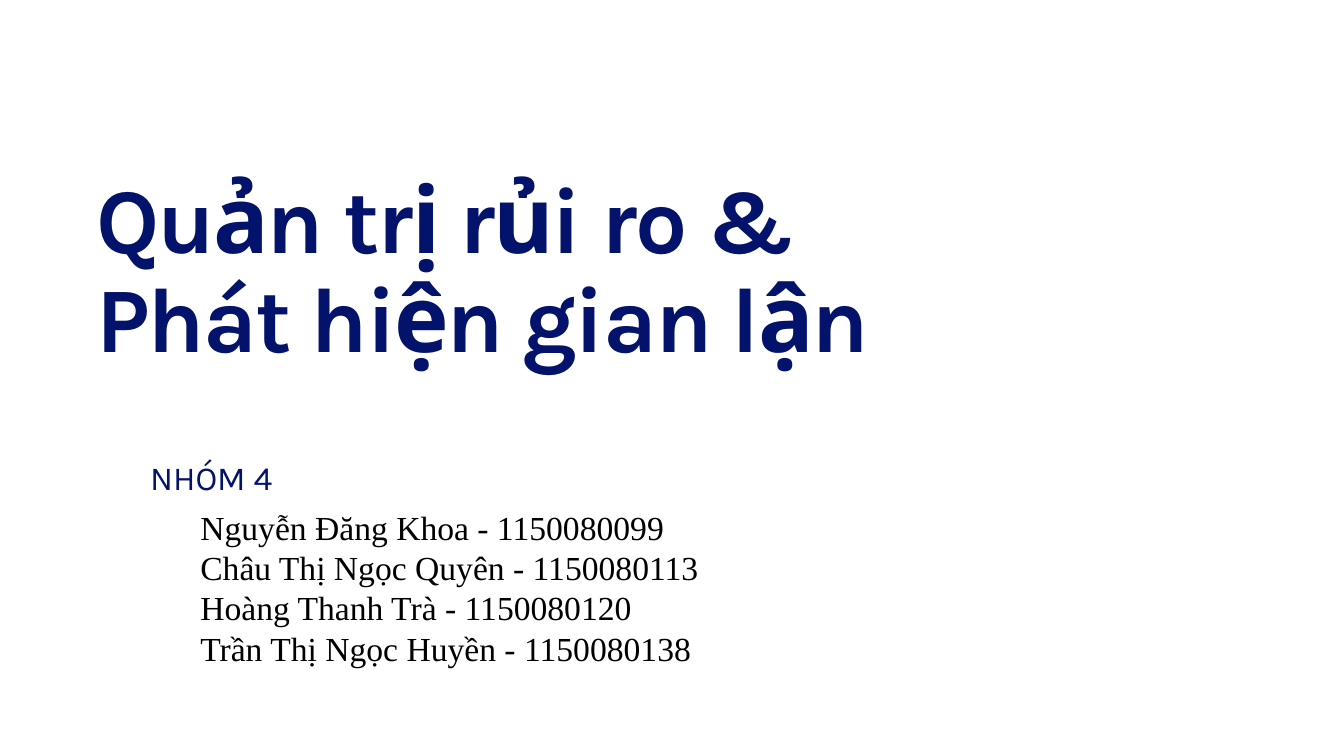
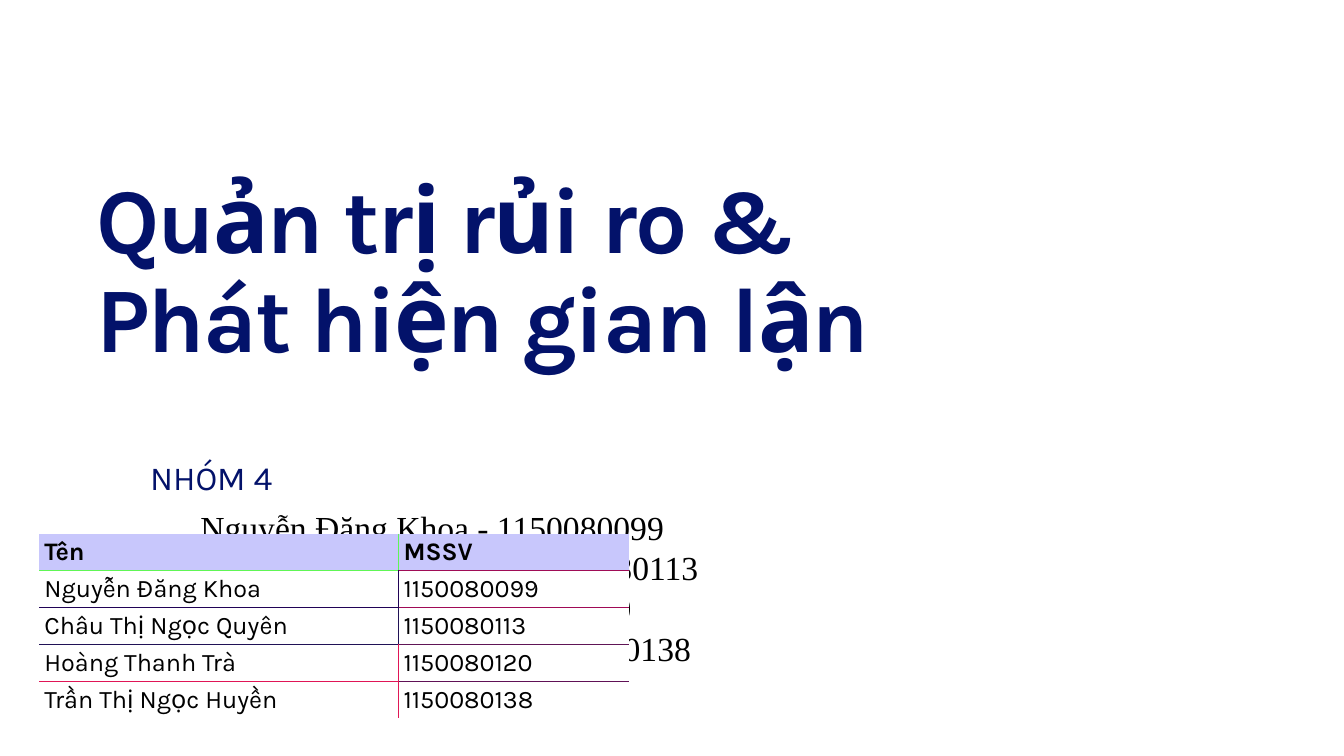
Before and after one commit to demo01-thtra/bigdata, a slide deck: slide 1 of docs/Big_Data.pptx. Drawn at 1344x756 pixels with LibreOffice and Linux fonts; fonts in the diff are those of the drawing; background and template pictures are left out. Boxes give left, top, right and bottom in pixels: in the first picture for what was removed or moved away, otherwise in the second. Text is boxed around its words. In the diff, an @@ line names an element or a change of style, - is before the commit and + after.

```diff
--- a/docs/Big_Data.pptx
+++ b/docs/Big_Data.pptx
@@ table added at box(39, 533, 629, 718), 5 rows, 2 columns @@
+Tên | MSSV
+Nguyễn Đăng Khoa | 1150080099
+Châu Thị Ngọc Quyên | 1150080113
+Hoàng Thanh Trà | 1150080120
+Trần Thị Ngọc Huyền | 1150080138
```
Also in this commit, not shown: 1 other slide changed, 7 other files.
